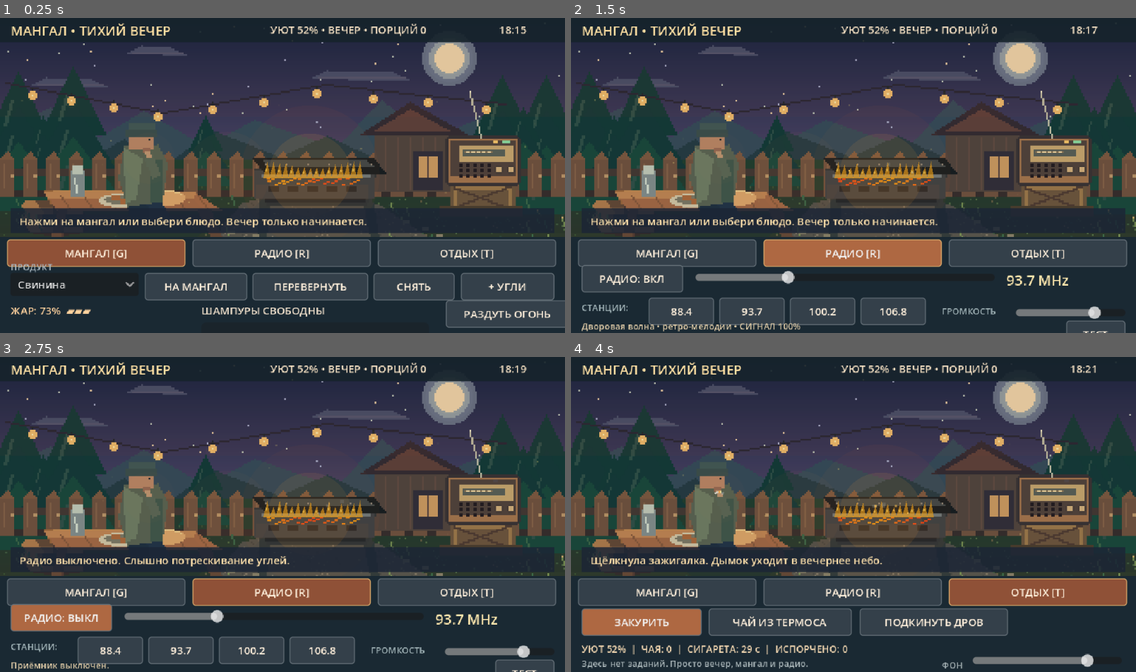
Above: before the commit, frames 1-4 (two rows, left to right).
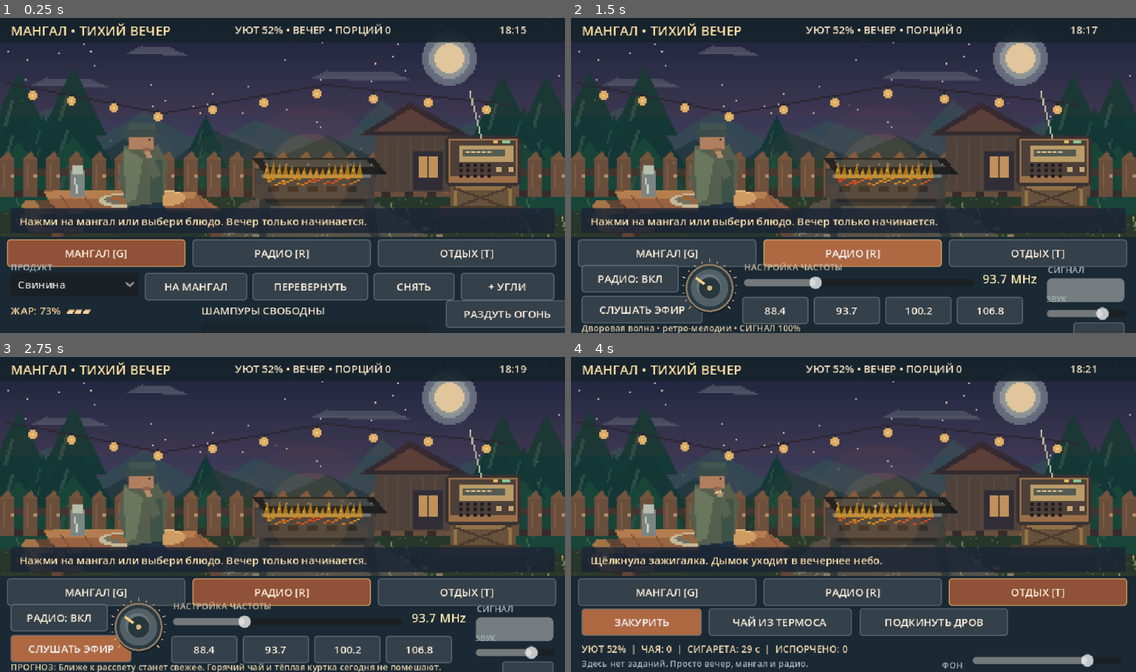
Above: after the commit, the same moments.

Repository: VovaShkrobtak/mangal-tihiy-vecher
Game: Godot game, scene res://scenes/main.tscn
Same seed, same stepped clock (60 frames per second), same inputs: the game is played once before the commit and once after it.
Inputs:
- Up to frame 1 (0.25 s): no input
- Up to frame 2 (1.5 s): click "МАНГАЛ [G]" at 0.5 s; click "РАДИО [R]" at 1.25 s
- Up to frame 3 (2.75 s): click "РАДИО: ВКЛ" (after the commit: "СЛУШАТЬ ЭФИР") at 2 s
- Up to frame 4 (4 s): click "ОТДЫХ [T]" at 2.75 s; click "ЗАКУРИТЬ" at 3.5 s

The runs differ from the first frame. In frame 1, 0.5% of the frame differs, in the area x 41-76%, y 1-6%; in frame 2, 8.3%; in frame 3, 11%, in the area x 1-99%, y 1-100%; in frame 4, 0.6%.

Commit message:
Radio UI: draggable analogue knob, signal meter, live broadcast trigger, tests and docs

Diff:
--- a/mangal_evening/scripts/hud.gd
+++ b/mangal_evening/scripts/hud.gd
@@ -3,6 +3,7 @@
 
 signal request(action_name: String, payload: Variant)
 const Data = preload("res://scripts/data.gd")
+const RadioDial = preload("res://scripts/radio_dial.gd")
 
 var state = null
 var radio = null
@@ -21,6 +22,8 @@
 var radio_freq_label: Label
 var rest_label: Label
 var radio_slider: HSlider
+var radio_dial: Control
+var reception_bar: ProgressBar
 var volume_slider: HSlider
 var ambience_slider: HSlider
 var radio_toggle: Button
@@ -43,7 +46,11 @@
 		return
 	toast_timer = maxf(0.0, toast_timer - delta)
 	if toast_timer <= 0.0 and hint_label != null:
-		hint_label.text = "ЛКМ/касание: мангал — перевернуть, радио — настройки, персонаж — отдых."
+		var spoken_text: String = radio.broadcast_description() if radio != null else ""
+		if spoken_text != "":
+			hint_label.text = "РАДИО: " + spoken_text.substr(0, 90)
+		else:
+			hint_label.text = "ЛКМ/касание: мангал — перевернуть, радио — настройки, персонаж — отдых."
 
 func _make_label(parent: Node, txt: String, px: float, py: float, size: int = 12, color: Color = Color("#f0e4cf")) -> Label:
 	var lbl := Label.new()
@@ -97,7 +104,7 @@
 	top.mouse_filter = Control.MOUSE_FILTER_IGNORE
 	add_child(top)
 	_make_label(self, "МАНГАЛ • ТИХИЙ ВЕЧЕР", 12, 6, 15, Color("#ffe1a4"))
-	hud_label = _make_label(self, "", 306, 8, 12, Color("#f3dfc2"))
+	hud_label = _make_label(self, "", 266, 8, 12, Color("#f3dfc2"))
 	time_label = _make_label(self, "", 565, 8, 12, Color("#f3dfc2"))
 
 	var hints := ColorRect.new()
@@ -156,33 +163,55 @@
 	panel.add_child(progress_bar)
 
 func _create_radio_panel(panel: Control) -> void:
-	radio_toggle = _make_button(panel, "РАДИО: ВКЛ", 12, 283, 115, 28, _send.bind("power"))
+	radio_toggle = _make_button(panel, "РАДИО: ВКЛ", 12, 283, 110, 28, _send.bind("power"))
+	_make_button(panel, "СЛУШАТЬ ЭФИР", 12, 318, 110, 25, _send.bind("radio_broadcast"))
+
+	# Analogue dial: drag up/down or sideways, swipe on Android, mouse wheel.
+	radio_dial = RadioDial.new()
+	radio_dial.name = "TuningKnob"
+	radio_dial.position = Vector2(126, 278)
+	radio_dial.size = Vector2(62, 62)
+	radio_dial.set_frequency(radio.frequency)
+	radio_dial.turned.connect(_frequency_changed)
+	panel.add_child(radio_dial)
+
+	_make_label(panel, "НАСТРОЙКА ЧАСТОТЫ", 196, 278, 10, Color("#c7b99e"))
 	radio_slider = HSlider.new()
-	radio_slider.position = Vector2(141, 287)
-	radio_slider.size = Vector2(339, 21)
+	radio_slider.position = Vector2(196, 293)
+	radio_slider.size = Vector2(260, 21)
 	radio_slider.min_value = 87.5
 	radio_slider.max_value = 108.0
 	radio_slider.step = 0.1
 	radio_slider.value = radio.frequency
 	radio_slider.value_changed.connect(_frequency_changed)
 	panel.add_child(radio_slider)
-	radio_freq_label = _make_label(panel, "", 493, 288, 16, Color("#ffe9af"))
-	_make_label(panel, "СТАНЦИИ:", 12, 324, 10, Color("#a3b5b9"))
+	radio_freq_label = _make_label(panel, "", 466, 289, 14, Color("#ffe9af"))
+
+	_make_label(panel, "СИГНАЛ", 540, 281, 10, Color("#a3b5b9"))
+	reception_bar = ProgressBar.new()
+	reception_bar.name = "SignalStrength"
+	reception_bar.position = Vector2(539, 298)
+	reception_bar.size = Vector2(88, 8)
+	reception_bar.max_value = 100
+	reception_bar.show_percentage = false
+	panel.add_child(reception_bar)
+
+	# One-click presets still exist; the knob is for manually finding a signal.
 	for i in range(Data.STATIONS.size()):
 		var station: Dictionary = Data.STATIONS[i]
-		_make_button(panel, "%0.1f" % float(station["freq"]), 88 + i * 80, 320, 74, 28, _preset.bind(i))
-	_make_label(panel, "ГРОМКОСТЬ", 420, 328, 10, Color("#a3b5b9"))
+		_make_button(panel, "%0.1f" % float(station["freq"]), 194 + i * 81, 319, 75, 25, _preset.bind(i))
+	_make_label(panel, "ЗВУК", 538, 315, 9, Color("#a3b5b9"))
 	volume_slider = HSlider.new()
-	volume_slider.position = Vector2(504, 326)
-	volume_slider.size = Vector2(124, 22)
+	volume_slider.position = Vector2(539, 329)
+	volume_slider.size = Vector2(90, 18)
 	volume_slider.min_value = 0.0
 	volume_slider.max_value = 1.0
 	volume_slider.step = 0.05
 	volume_slider.value = radio.volume
 	volume_slider.value_changed.connect(_volume_changed)
 	panel.add_child(volume_slider)
-	radio_label = _make_label(panel, "", 12, 345, 10, Color("#dfcba7"))
-	_make_button(panel, "ТЕСТ", 561, 346, 67, 13, _send.bind("radio_test"))
+	radio_label = _make_label(panel, "", 12, 347, 10, Color("#dfcba7"))
+	_make_button(panel, "ТЕСТ", 569, 348, 58, 12, _send.bind("radio_test"))
 
 func _create_rest_panel(panel: Control) -> void:
 	_make_button(panel, "ЗАКУРИТЬ", 12, 288, 136, 31, _send.bind("smoke"))
@@ -213,6 +242,8 @@
 	radio_slider.set_value_no_signal(float(Data.STATIONS[index]["freq"]))
 
 func _frequency_changed(mhz: float) -> void:
+	radio_dial.set_frequency(mhz)
+	radio_slider.set_value_no_signal(mhz)
 	request.emit("frequency", mhz)
 
 func _volume_changed(value: float) -> void:
@@ -254,10 +285,14 @@
 		progress_bar.value = clampf(minf(a, b) * 100.0, 0.0, 100.0)
 	radio_toggle.text = "РАДИО: ВКЛ" if radio.is_on else "РАДИО: ВЫКЛ"
 	radio_freq_label.text = "%0.1f MHz" % radio.frequency
-	radio_label.text = radio.station_description()
+	var announcement: String = radio.broadcast_description()
+	radio_label.text = announcement.substr(0, 99) if announcement != "" else radio.station_description()
+	reception_bar.value = radio.reception * 100.0
 	rest_label.text = "УЮТ %d%%  |  ЧАЯ: %d  |  СИГАРЕТА: %s  |  ИСПОРЧЕНО: %d" % [int(state.comfort), state.tea_count, "%d c" % int(state.cigarette_left) if state.cigarette_left > 0.0 else "нет", state.spoiled]
 	# The test restores its own volume; update sliders only when changed from a button.
 	if not is_equal_approx(volume_slider.value, radio.volume):
 		volume_slider.set_value_no_signal(radio.volume)
 	if not is_equal_approx(radio_slider.value, radio.frequency):
 		radio_slider.set_value_no_signal(radio.frequency)
+	if not is_equal_approx(radio_dial.frequency, radio.frequency):
+		radio_dial.set_frequency(radio.frequency)
--- a/mangal_evening/tests/smoke_test.gd
+++ b/mangal_evening/tests/smoke_test.gd
@@ -37,6 +37,17 @@
 	if soundscape.get("detail_player") == null:
 		fail("Living ambient audio player is missing")
 		return
+	var dial: Control = hud.get("radio_dial")
+	var strength: ProgressBar = hud.get("reception_bar")
+	if dial == null or strength == null:
+		fail("Analogue tuning controls are missing")
+		return
+	if hud.get_node_or_null("TuningKnob") != null:
+		fail("Radio dial must live in the radio tab")
+		return
+	if hud.panels.size() < 2 or hud.panels[1].get_node_or_null("TuningKnob") == null:
+		fail("Cannot find tuning knob on radio panel")
+		return
 	if hud.get("food_picker") == null:
 		fail("Grill interface is missing")
 		return
@@ -71,5 +82,25 @@
 	if wav == null or wav.loop_mode != AudioStreamWAV.LOOP_FORWARD or wav.loop_end <= 0:
 		fail("Radio WAV is not configured for seamless looping")
 		return
-	print("PASS: modular scene, grill, cigarette, audible ambience, radio playback and looping")
+	var radio_bus: int = AudioServer.get_bus_index("VintageRadio")
+	if radio_bus < 0 or AudioServer.get_bus_effect_count(radio_bus) < 2:
+		fail("Old-style speaker filtering bus is missing")
+		return
+	radio.call("set_frequency", 95.3)
+	if int(radio.get("active_station")) != -1:
+		fail("Out-of-band tuning should produce static")
+		return
+	radio.call("set_frequency", 93.7)
+	if int(radio.get("active_station")) != 1:
+		fail("Fine tuning cannot reacquire the station")
+		return
+	radio.call("request_broadcast")
+	if String(radio.get("broadcast_text")).is_empty():
+		fail("Host/weather broadcast content is missing")
+		return
+	var jingle: AudioStreamPlayer = radio.get("jingle_player")
+	if jingle.stream == null or not jingle.playing:
+		fail("Generated station ident is not playing")
+		return
+	print("PASS: speaker filter, tuning knob, static, radio ident, broadcast, ambience and gameplay")
 	quit(0)
